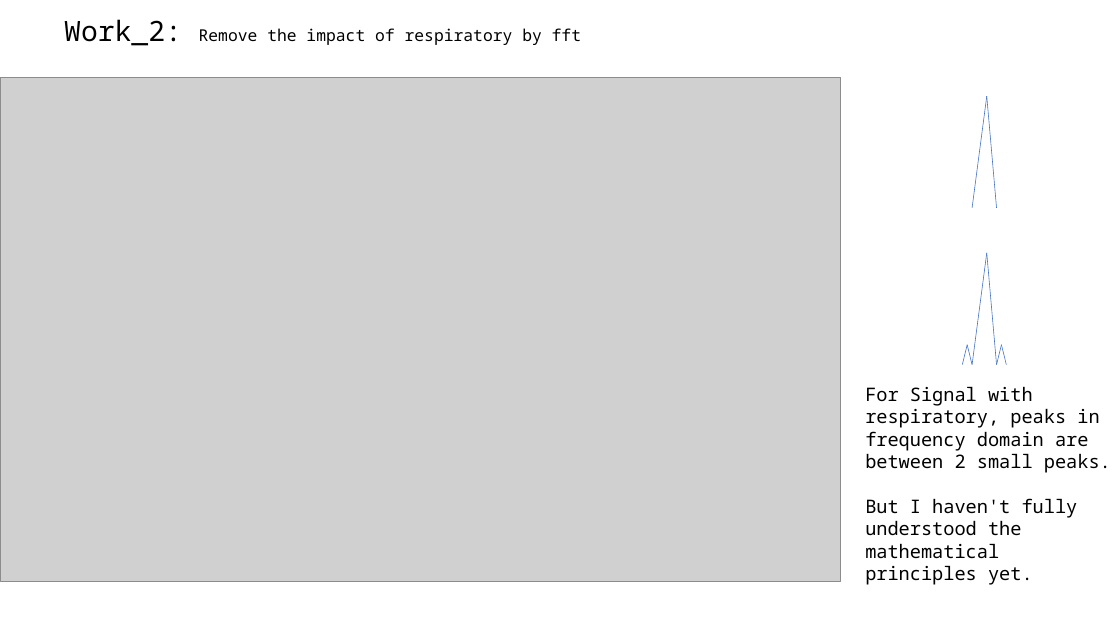
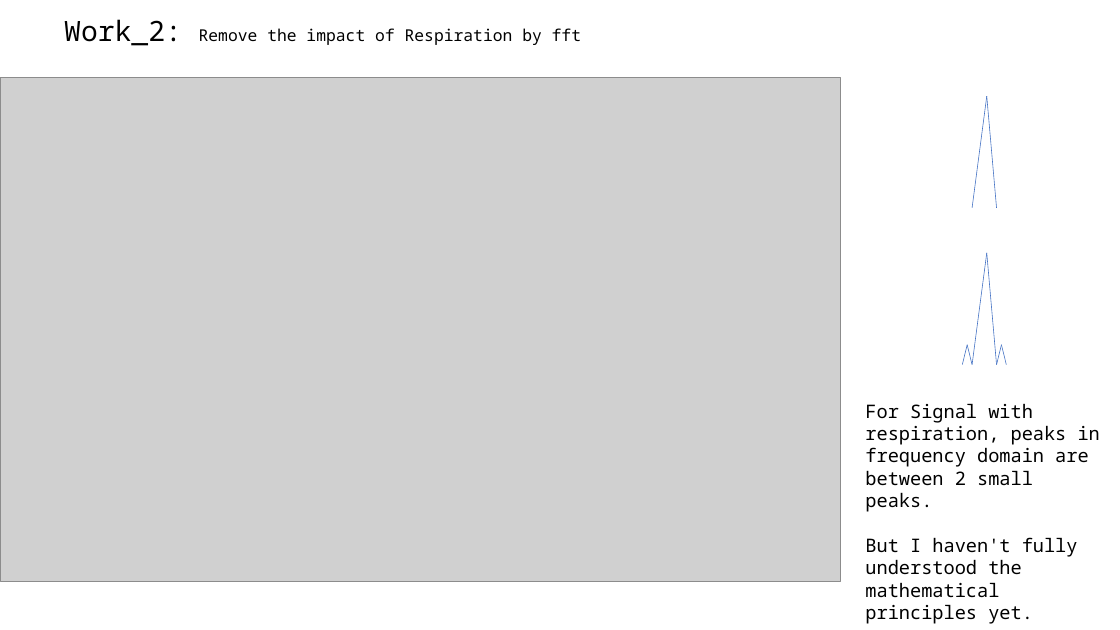
Before and after one commit to A-Big-Tortoise/Presentation, a slide deck: slide 5 of Presentation_911_JiayuChen.pptx (slide 4 before the commit). Drawn at 1120x630 pixels with LibreOffice and Linux fonts; fonts in the diff are those of the drawing; grey boxes stand for pictures. Boxes give left, top, right and bottom in pixels: in the first picture for what was removed or moved away, otherwise in the second. Text is boxed around its words. In the diff, an @@ line names an element or a change of style, - is before the commit and + after.

```diff
--- a/Presentation_911_JiayuChen.pptx
+++ b/Presentation_911_JiayuChen.pptx
@@ text at [64, 19, 581, 46]: text changed @@
-Work_2: Remove the impact of respiratory by fft
+Work_2: Remove the impact of Respiration by fft
@@ text "For Signal with respiration, peaks ...": place and size @@
-text "For Signal with respiration, peaks ..." at [865, 386, 1111, 585]
+text "For Signal with respiration, peaks ..." at [865, 403, 1100, 598]
@@ text at [865, 403, 1100, 512]: text changed @@
-For Signal with respiratory, peaks in frequency domain are between 2 small peaks.
+For Signal with respiration, peaks in frequency domain are between 2 small peaks.
```
Also in this commit, not shown: 8 other slides changed, 4 slides added, 3 slides removed.
